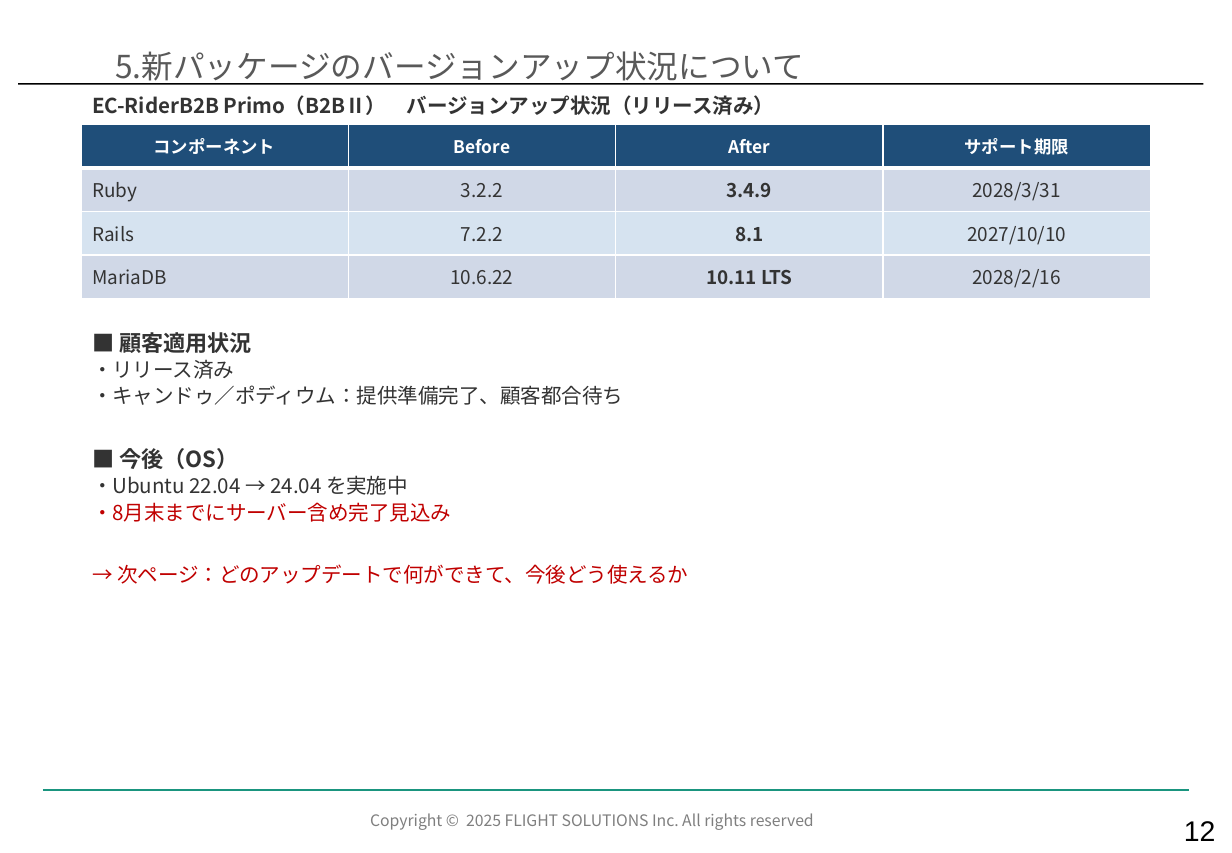
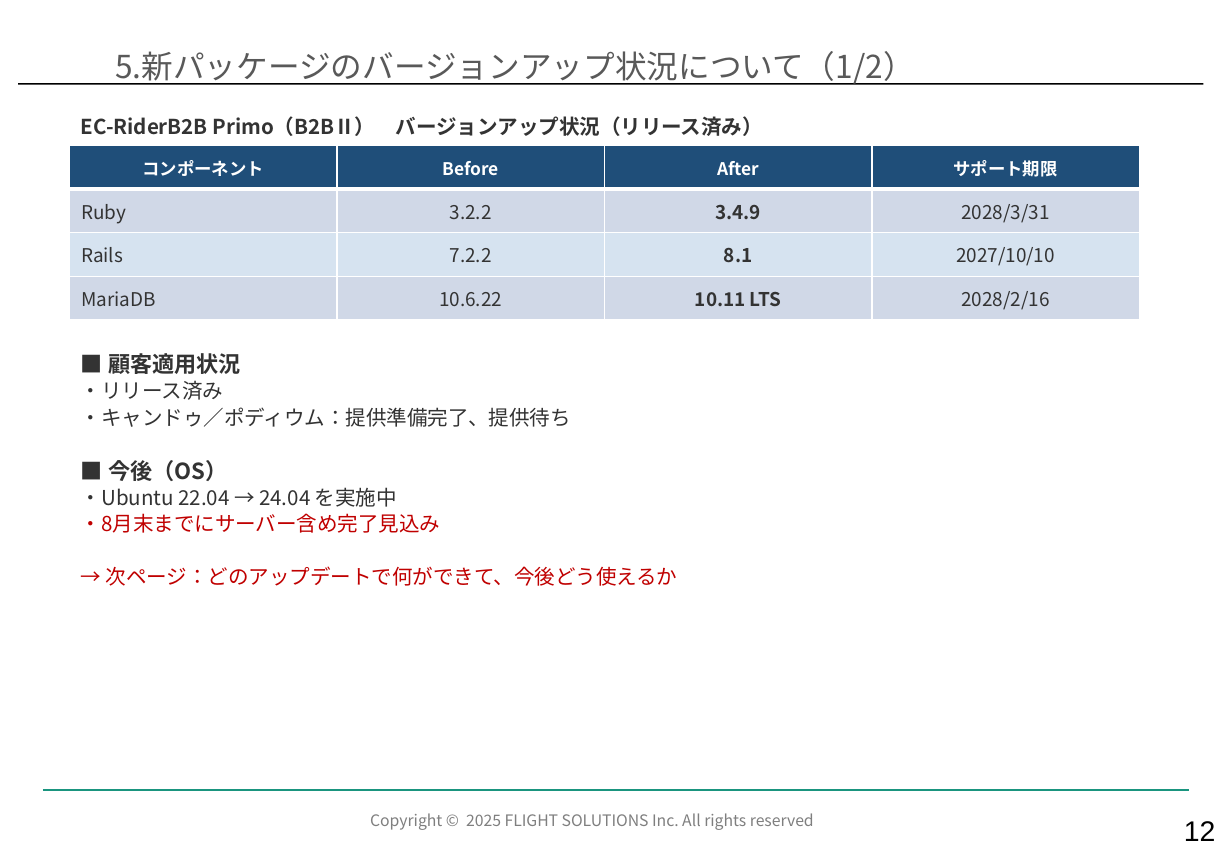
Before and after one commit to kozonoflight/git_tutorial, a slide deck: slide 13 of docs/【EC】ECサービス部_2026年7月度部会_Ver1.1.pptx. Drawn at 1232x853 pixels with LibreOffice and Linux fonts; fonts in the diff are those of the drawing; background and template pictures are left out. Boxes give left, top, right and bottom in pixels: in the first picture for what was removed or moved away, otherwise in the second. Text is boxed around its words. In the diff, an @@ line names an element or a change of style, - is before the commit and + after.

```diff
--- a/docs/【EC】ECサービス部_2026年7月度部会_Ver1.1.pptx
+++ b/docs/【EC】ECサービス部_2026年7月度部会_Ver1.1.pptx
@@ title at bbox=[115, 51, 915, 85]: text changed @@
-5.新パッケージのバージョンアップ状況について
+5.新パッケージのバージョンアップ状況について（1/2）
@@ text "EC-RiderB2B Primo（B2BⅡ） バージョンアップ状況（リリース済み）": place and size @@
-text "EC-RiderB2B Primo（B2BⅡ） バージョンアップ状況（リリース済み）" at bbox=[92, 95, 774, 115]
+text "EC-RiderB2B Primo（B2BⅡ） バージョンアップ状況（リリース済み）" at bbox=[81, 116, 763, 136]
@@ table: place and size @@
-table at bbox=[81, 124, 1150, 298]
+table at bbox=[69, 146, 1139, 320]
@@ text "■ 顧客適用状況": place and size @@
-text "■ 顧客適用状況" at bbox=[92, 332, 689, 584]
+text "■ 顧客適用状況" at bbox=[81, 353, 678, 586]
@@ text at bbox=[81, 407, 571, 427]: text changed @@
-・キャンドゥ／ポディウム：提供準備完了、顧客都合待ち
+・キャンドゥ／ポディウム：提供準備完了、提供待ち
```
Also in this commit, not shown: 10 other slides changed.
